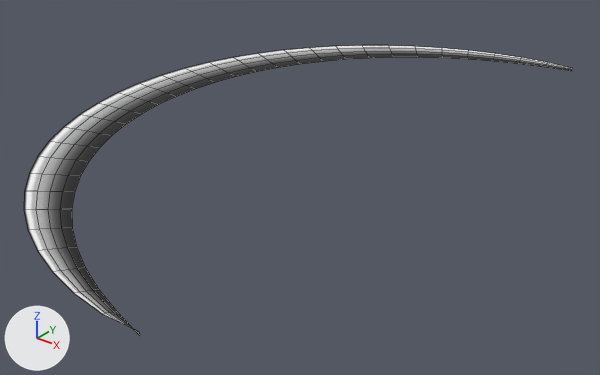
Renders of the FBX model assets/Phase3/VFX/HO_VFX_Slash_Thin.fbx from each side of a commit.
One viewpoint serves both versions: a 50 mm camera at (4.6, -8.94, 4.51) aimed at (-2.42, -0.17, -0.93). Lighting does not change. The marker at lower left points along +X, +Y and +Z. The older version comes first. Mesh edges are drawn as thin lines. Where no turn or scale is listed for an object, it has been applied to the vertices.

Names of what the first picture shows: 'HO_VFX_Slash_Thin'.
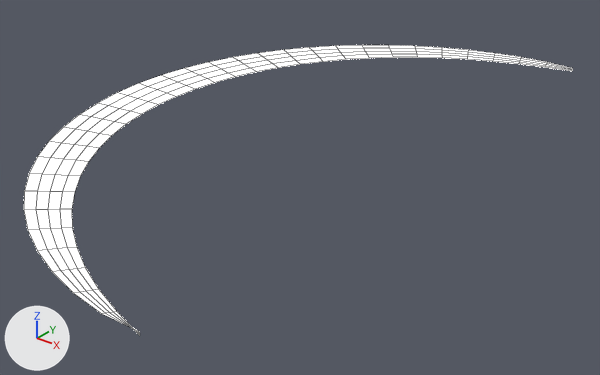
Changed parts and their boxes [x1, y1, x2, y2] in the pictures (600 x 375 px):
'HO_VFX_Slash_Thin', surface changed: [24, 45, 573, 336] in both

What changed in the scene script:
```text
Change mat_ho_m_vfx_slash:
    remove # nodes: BsdfPrincipled, NormalMap, OutputMaterial, TexImage x3
    remove # uses the picture img_ho_t_vfx_slash_color_png
    nodes: BsdfPrincipled, NormalMap, OutputMaterial, TexImage x2
    colours: black #000000
```
